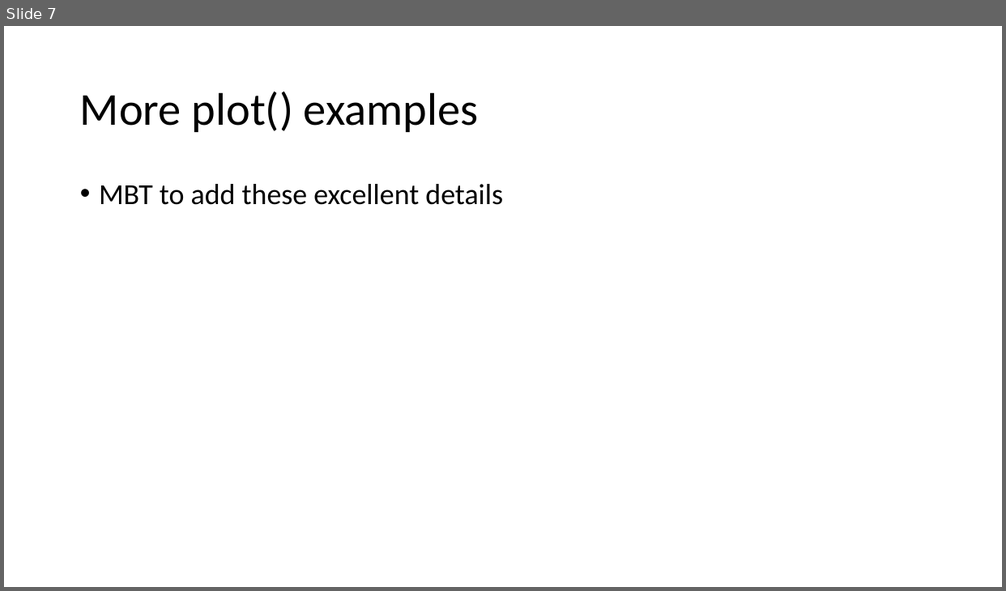
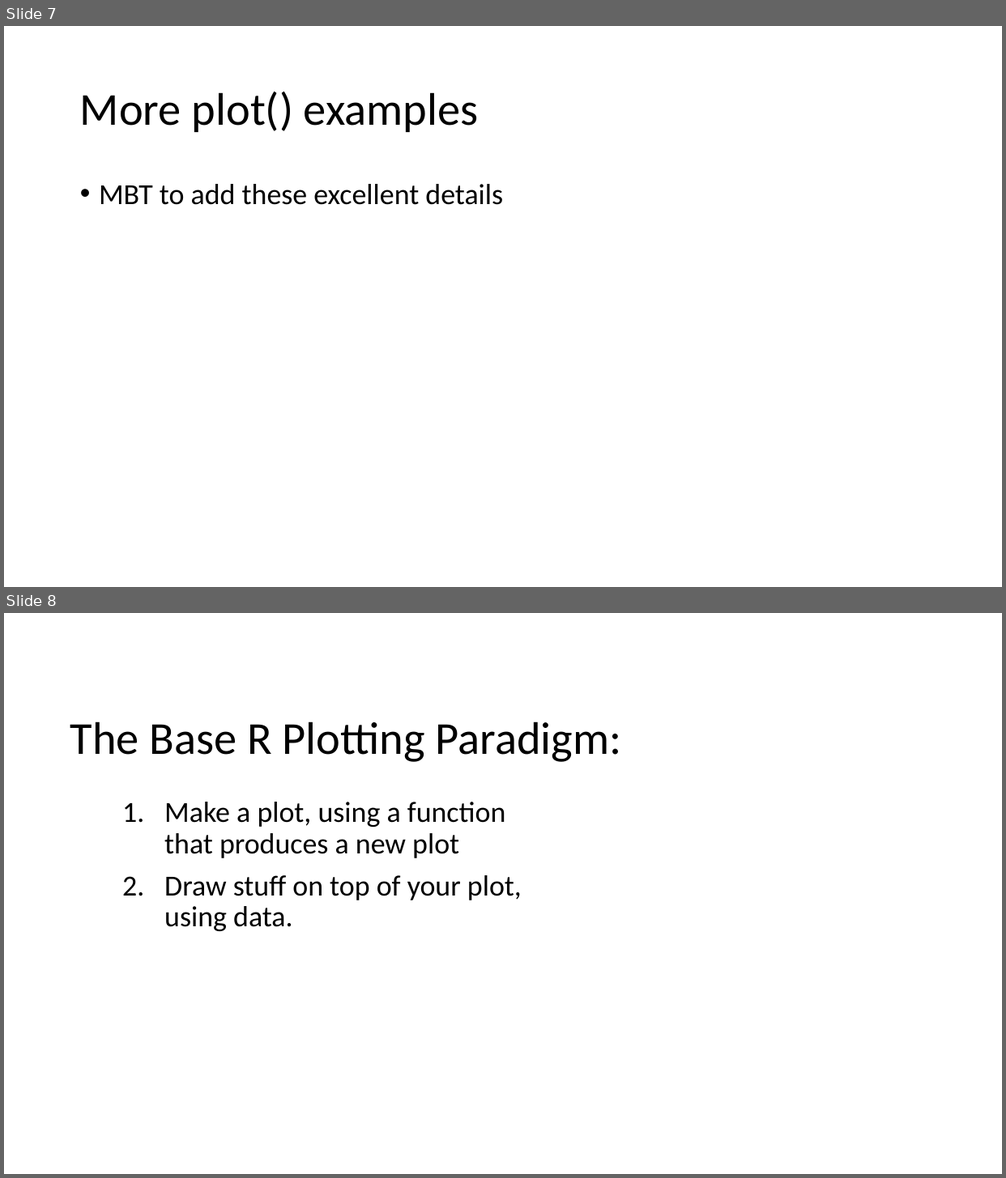
Before and after one commit to justinpriest/ADFG_R_Intro_Workshop, a slide deck: presentations/7 - Amazing Charts & How to Make Them.pptx. Shown one above the other, each under a label of ours: slide 7 before the commit, slides 7 and 8 after it. The pictures are 1006x591 and 1006x1178 pixels, drawn with LibreOffice and Linux fonts; fonts in the diff are those of the drawing. Boxes give left, top, right and bottom in pixels: in the first picture for what was removed or moved away, otherwise in the second. Text is boxed around its words. In the diff, an @@ line names an element or a change of style, - is before the commit and + after.

Commit message:
Added a few base plotting slides to 7, minor tweak to 6

```diff
--- a/presentations/7 - Amazing Charts & How to Make Them.pptx
+++ b/presentations/7 - Amazing Charts & How to Make Them.pptx
@@ slide 8 added at box(4, 613, 1002, 1174), background #FFFFFF @@
@@ title added at box(70, 722, 622, 762), 44 pt, text #000000 @@
+The Base R Plotting Paradigm:
@@ text added at box(164, 802, 522, 931), 28 pt, text #000000 @@
+1. Make a plot, using a function that produces a new plot
+2. Draw stuff on top of your plot, using data.
```
Also in this commit, not shown: 3 other slides added, 1 other file.
